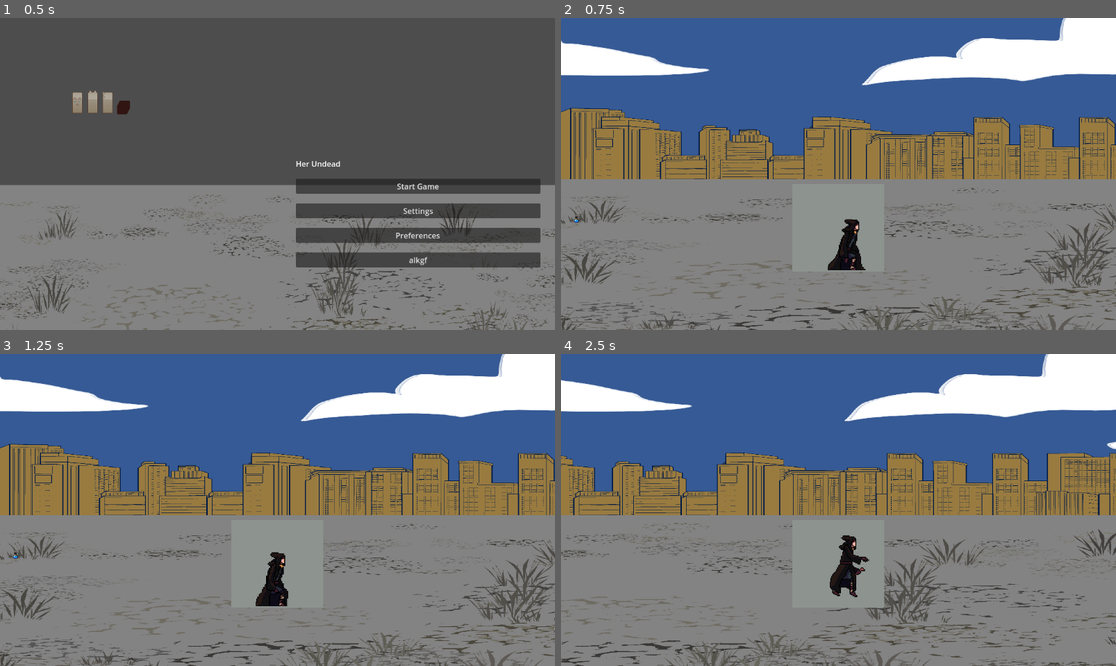
Above: before the commit, frames 1-4 (two rows, left to right).
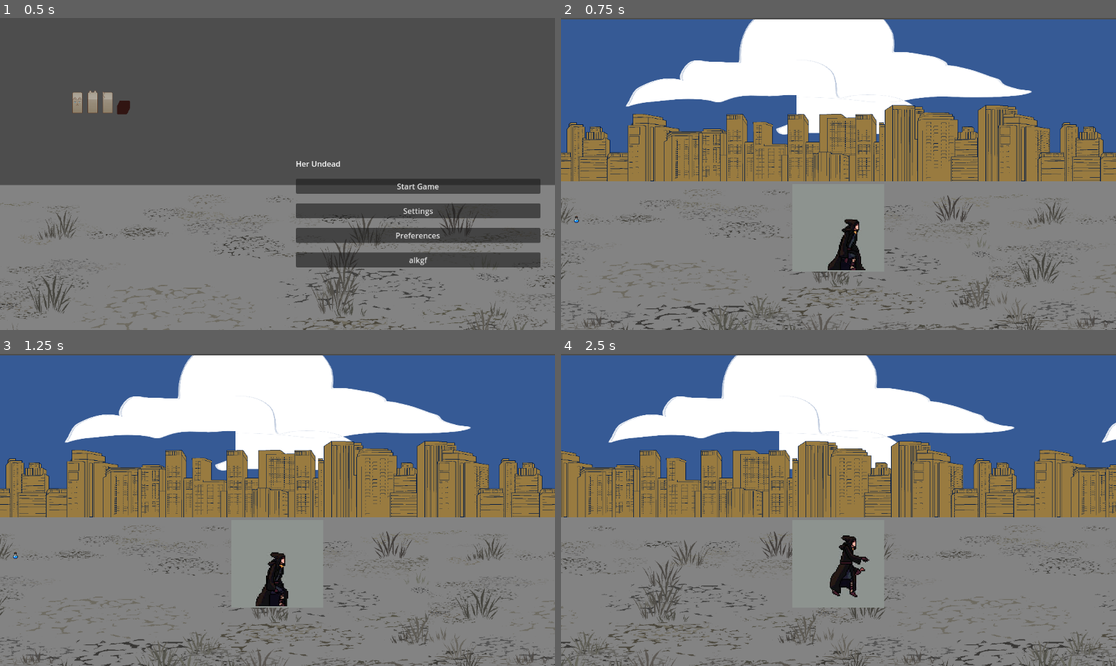
Above: after the commit, the same moments.

Repository: her-undead/medieval-zombies
Game: Godot game, scene res://scenes/GUI/start_menu.tscn
Same seed, same stepped clock (60 frames per second), same inputs: the game is played once before the commit and once after it.
Inputs:
- Up to frame 1 (0.5 s): no input
- Up to frame 2 (0.75 s): click "Start Game" at 0.5 s
- Up to frame 3 (1.25 s): no input
- Up to frame 4 (2.5 s): tap Enter (ui_accept) at 1.25, 1.52, 2.27 s; hold Right (ui_right) from 1.28 s (still down); tap Space (space) at 1.35, 2.1 s

Frame 1 is identical in both runs. In frame 2, 36% of the frame differs, in the area x 0-100%, y 0-100%; in frame 3, 36%; in frame 4, 37%.

Commit message:
Update home.tscn

Diff:
--- a/scenes/locations/home.tscn
+++ b/scenes/locations/home.tscn
@@ -43,32 +43,36 @@
 rotation = 3.14159
 shape = SubResource("WorldBoundaryShape2D_q7asf")
 
-[node name="ParallaxBackground" type="ParallaxBackground" parent="."]
+[node name="Parallax2D2" type="Parallax2D" parent="."]
+scroll_scale = Vector2(0.1, 1)
+repeat_size = Vector2(1024, 0)
+repeat_times = 3
 
-[node name="ParallaxLayer" type="ParallaxLayer" parent="ParallaxBackground"]
-motion_scale = Vector2(0.1, 0.1)
-motion_mirroring = Vector2(2000, 0)
-
-[node name="Sprite2D" type="Sprite2D" parent="ParallaxBackground/ParallaxLayer"]
-position = Vector2(413.606, 243.5)
-scale = Vector2(0.808382, 0.377002)
+[node name="Sprite2D" type="Sprite2D" parent="Parallax2D2"]
+z_index = -2
+position = Vector2(-5.5, -89.4999)
+scale = Vector2(0.463306, 0.371281)
 texture = ExtResource("4_uv6bo")
 
-[node name="ParallaxLayer2" type="ParallaxLayer" parent="ParallaxBackground"]
-motion_scale = Vector2(0.5, 0.5)
-motion_mirroring = Vector2(2000, 0)
+[node name="Parallax2D3" type="Parallax2D" parent="."]
+scroll_scale = Vector2(0.5, 1)
+repeat_size = Vector2(1024, 0)
+repeat_times = 3
 
-[node name="Sprite2D" type="Sprite2D" parent="ParallaxBackground/ParallaxLayer2"]
-position = Vector2(417.235, 127)
-scale = Vector2(0.807875, 0.372998)
+[node name="Sprite2D" type="Sprite2D" parent="Parallax2D3"]
+z_index = -2
+position = Vector2(-5.49997, -87)
+scale = Vector2(0.468952, 0.375286)
 texture = ExtResource("5_dhown")
 
-[node name="ParallaxLayer3" type="ParallaxLayer" parent="ParallaxBackground"]
-motion_mirroring = Vector2(2000, 0)
+[node name="Parallax2D" type="Parallax2D" parent="."]
+z_index = -2
+repeat_size = Vector2(1024, 0)
+repeat_times = 3
 
-[node name="Sprite2D" type="Sprite2D" parent="ParallaxBackground/ParallaxLayer3"]
-position = Vector2(408.688, -93)
-scale = Vector2(0.806703, 0.381007)
+[node name="Sprite2D" type="Sprite2D" parent="Parallax2D"]
+position = Vector2(-3.40598, -88.5)
+scale = Vector2(0.466456, 0.371281)
 texture = ExtResource("6_vmwan")
 
 [node name="CanvasLayer" type="CanvasLayer" parent="."]
